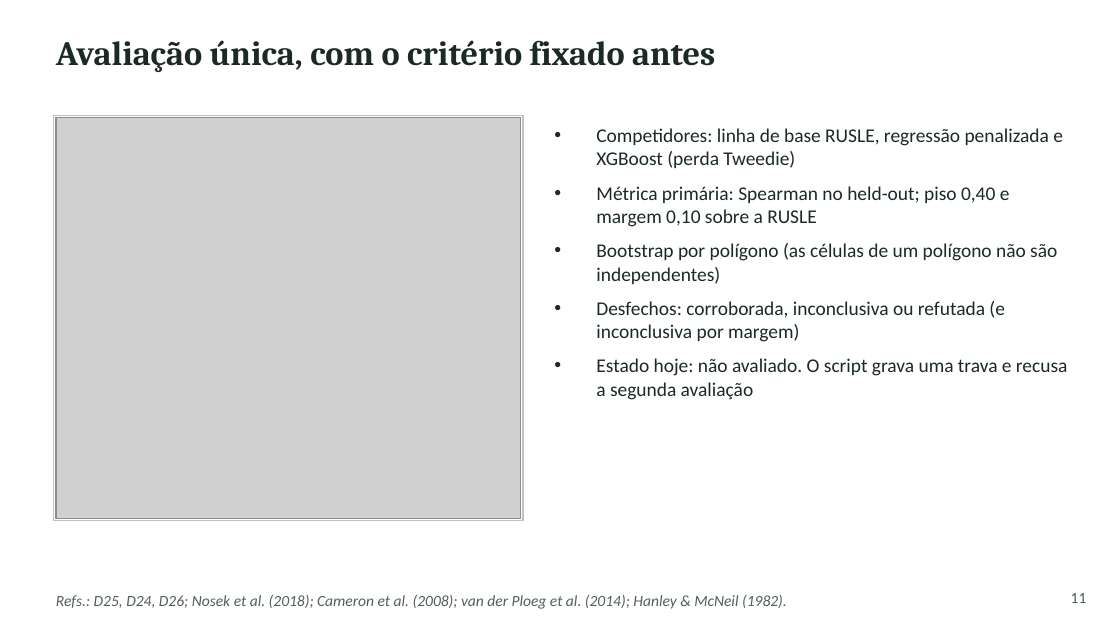
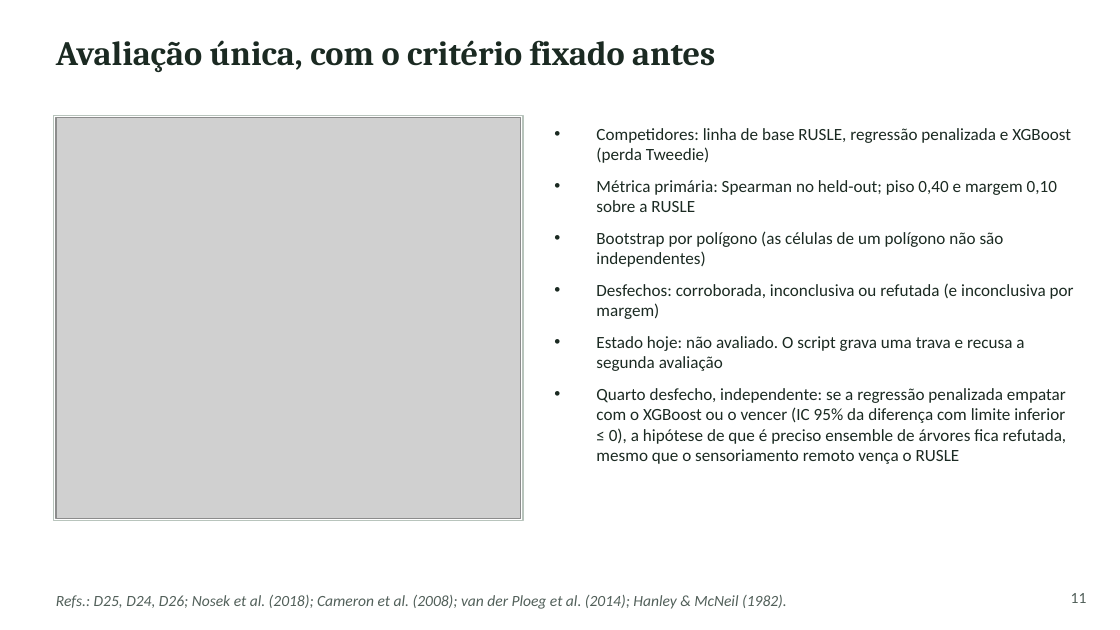
Before and after one commit to RedZardoz/localizador-erosao-v02, a slide deck: slide 11 of docs/Apresentacao_SAREL_Plataforma_Metodo_Desafios.pptx. Drawn at 1120x630 pixels with LibreOffice and Linux fonts; fonts in the diff are those of the drawing; grey boxes stand for pictures. Boxes give left, top, right and bottom in pixels: in the first picture for what was removed or moved away, otherwise in the second. Text is boxed around its words. In the diff, an @@ line names an element or a change of style, - is before the commit and + after.

```diff
--- a/docs/Apresentacao_SAREL_Plataforma_Metodo_Desafios.pptx
+++ b/docs/Apresentacao_SAREL_Plataforma_Metodo_Desafios.pptx
@@ text at (x1=596, y1=128, x2=1074, y2=371): size 12.5 to 11 pt in "Competidores: linha de base RUSLE, regressão penalizada ...", "Métrica primária: Spearman no held-out; piso 0,40 ...", "Bootstrap por polígono (as células de um ...", "Desfechos: corroborada, inconclusiva ou refutada (e inconclu ..." and 1 more places @@
@@ text at (x1=596, y1=388, x2=1067, y2=464): paragraph added @@
+• Quarto desfecho, independente: se a regressão penalizada empatar com o XGBoost ou o vencer (IC 95% da diferença com limite inferior ≤ 0), a hipótese de que é preciso ensemble de árvores fica refutada, mesmo que o sensoriamento remoto vença o RUSLE
```
Also in this commit, not shown: 1 other file.
